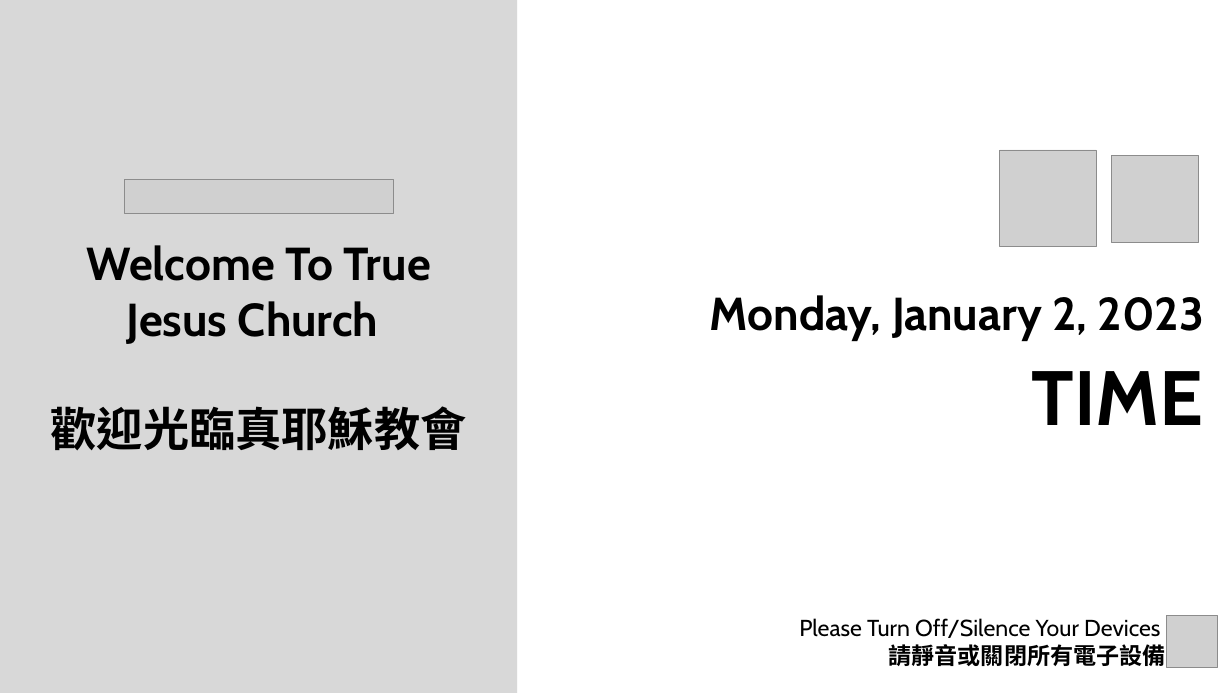
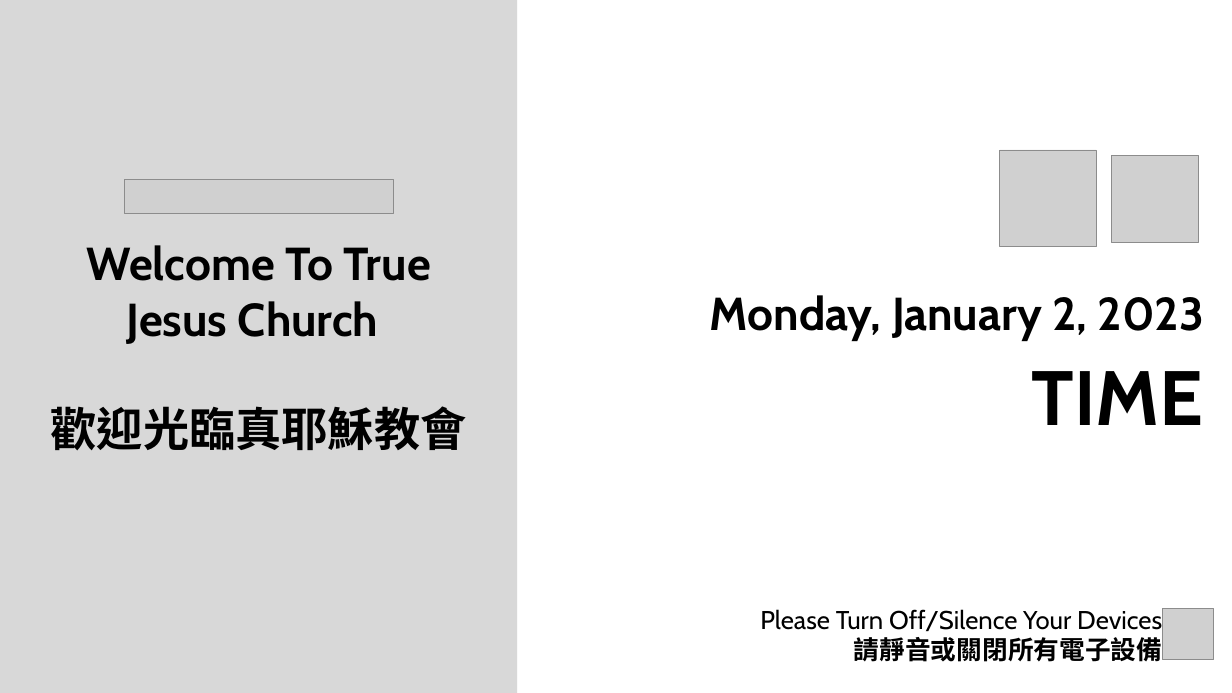
Before and after one commit to calebchanwy/tjc-powerpoint, a slide deck: slide 1 of TJCPowerPoint/Resources/ServiceWidescreen.pptx. Drawn at 1232x693 pixels with LibreOffice and Linux fonts; fonts in the diff are those of the drawing; grey boxes stand for pictures; background and template pictures are left out. Boxes give left, top, right and bottom in pixels: in the first picture for what was removed or moved away, otherwise in the second. Text is boxed around its words. In the diff, an @@ line names an element or a change of style, - is before the commit and + after.

```diff
--- a/TJCPowerPoint/Resources/ServiceWidescreen.pptx
+++ b/TJCPowerPoint/Resources/ServiceWidescreen.pptx
@@ text "Please Turn Off/Silence Your Devices": place and size @@
-text "Please Turn Off/Silence Your Devices" at <box>799,618,1166,666</box>
+text "Please Turn Off/Silence Your Devices" at <box>760,609,1162,662</box>
@@ text "Please Turn Off/Silence Your Devices" at <box>760,609,1162,662</box>: size 18 to 20 pt @@
@@ picture: place and size @@
-picture at <box>1167,616,1219,667</box>
+picture at <box>1163,609,1214,661</box>
```
Also in this commit, not shown: 26 other files.
